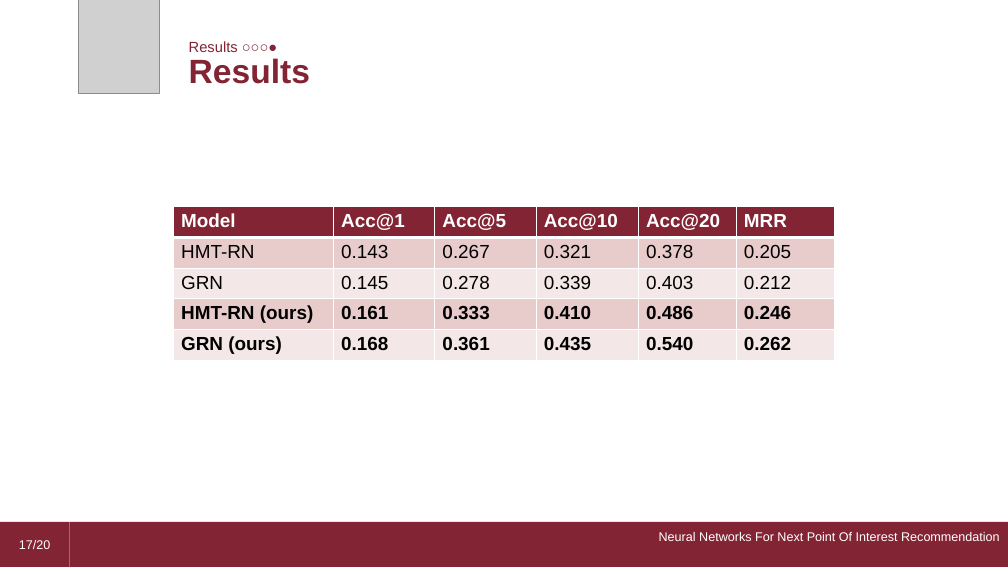
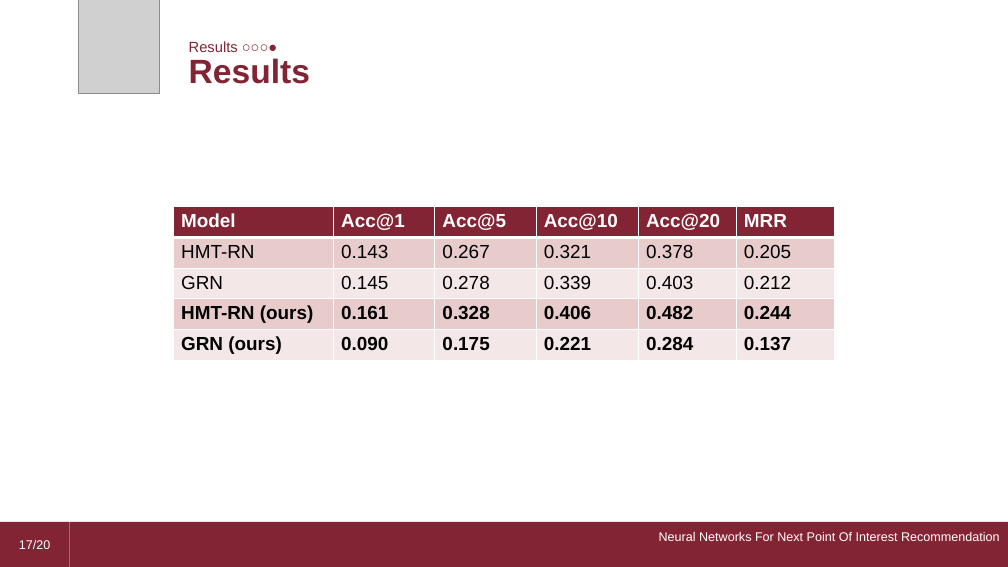
Before and after one commit to dario-loi/foursquare, a slide deck: slide 17 of presentation.pptm. Drawn at 1008x567 pixels with LibreOffice and Linux fonts; fonts in the diff are those of the drawing; grey boxes stand for pictures. Boxes give left, top, right and bottom in pixels: in the first picture for what was removed or moved away, otherwise in the second. Text is boxed around its words. In the diff, an @@ line names an element or a change of style, - is before the commit and + after.

```diff
--- a/presentation.pptm
+++ b/presentation.pptm
@@ table at (x1=174, y1=207, x2=836, y2=361) @@
-row 4: HMT-RN (ours) | 0.161 | 0.333 | 0.410 | 0.486 | 0.246
+row 4: HMT-RN (ours) | 0.161 | 0.328 | 0.406 | 0.482 | 0.244
-row 5: GRN (ours) | 0.168 | 0.361 | 0.435 | 0.540 | 0.262
+row 5: GRN (ours) | 0.090 | 0.175 | 0.221 | 0.284 | 0.137
@@ borders changed @@
```
Also in this commit, not shown: 13 other slides changed.
